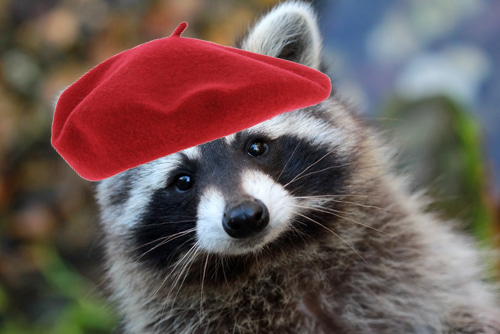
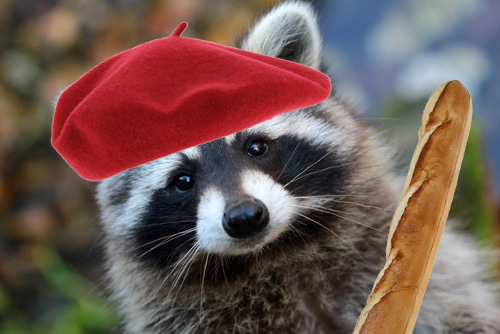
The second 500×334 image is a revision of the first. Changes to its layers:
added layer "Pasted Layer #1" above "Pasted Layer" over [352, 79, 473, 334]
